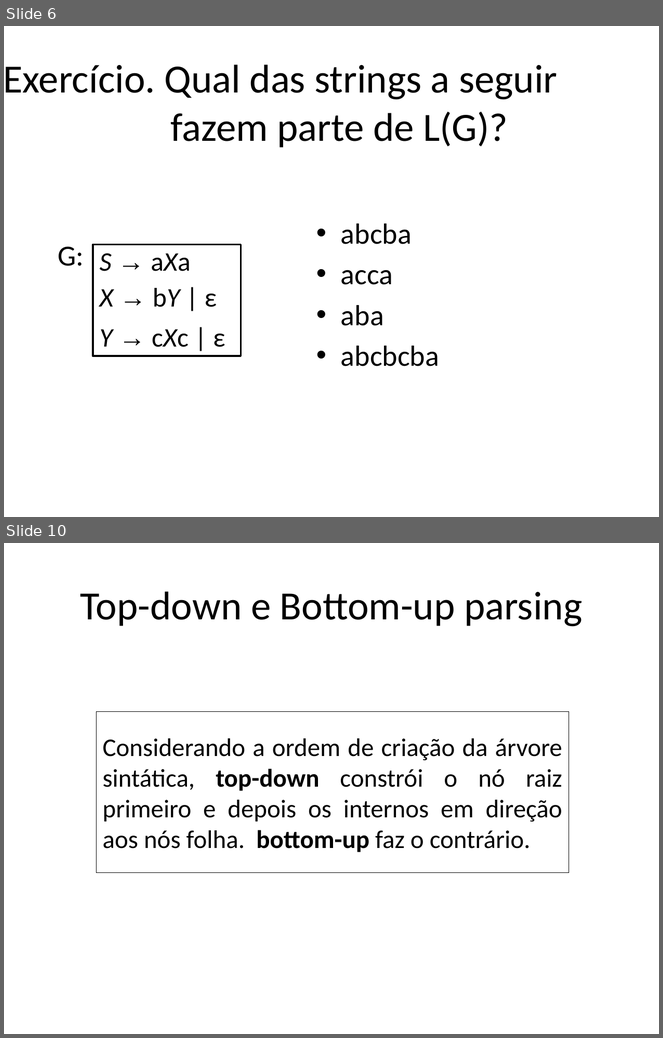
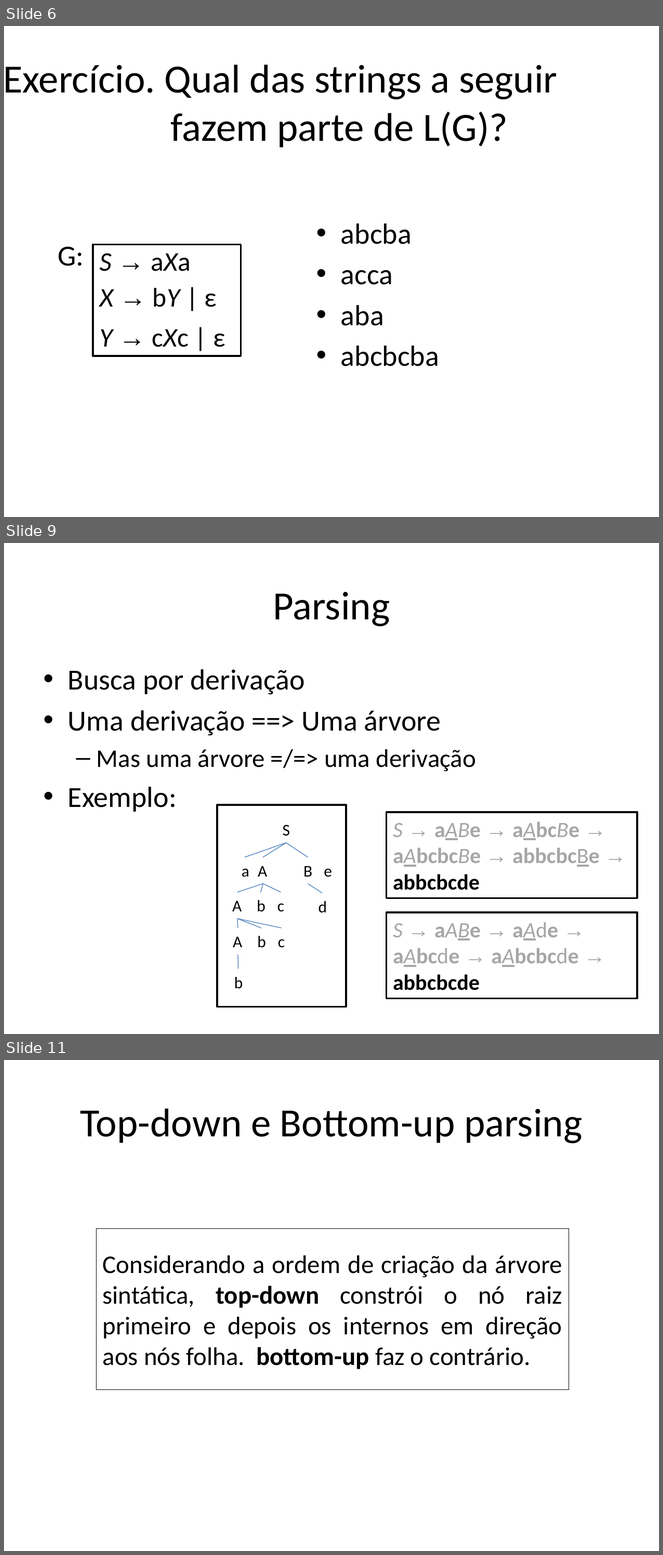
Before and after one commit to damorim/compilers-cin, a slide deck: slides-aulas/analise-sintatica.pptx. Shown one above the other, each under a label of ours: slides 6 and 10 before the commit, slides 6, 9 and 11 after it; the slides between them are not shown. The pictures are 663x1038 and 663x1555 pixels, drawn with LibreOffice and Linux fonts; fonts in the diff are those of the drawing. Boxes give left, top, right and bottom in pixels: in the first picture for what was removed or moved away, otherwise in the second. Text is boxed around its words. In the diff, an @@ line names an element or a change of style, - is before the commit and + after.

```diff
--- a/slides-aulas/analise-sintatica.pptx
+++ b/slides-aulas/analise-sintatica.pptx
@@ slide 9 added at box(4, 543, 659, 1034), background #FFFFFF @@
@@ title added at box(273, 592, 390, 627), 44 pt, text #000000 @@
+Parsing
@@ text added at box(68, 669, 476, 812), 32 pt, text #000000 @@
+• Busca por derivação
+• Uma derivação ==> Uma árvore
+  – Mas uma árvore =/=> uma derivação
+• Exemplo:
@@ rectangle added at box(387, 812, 637, 898), fill #FFFFFF, outline #000000 2 pt, 24 pt, text #A6A6A6, bold @@
+S → aABe → aAbcBe → aAbcbcBe → abbcbcBe → abbcbcde
@@ group added at box(218, 805, 347, 1007): 13 texts, 11 lines, 1 rectangle @@
+S
+A
+B
+a
+e
+A
+b
+c
+A
+b
+c
+d
+b
@@ rectangle added at box(387, 913, 637, 999), fill #FFFFFF, outline #000000 2 pt, 24 pt, text #A6A6A6, bold @@
+S → aABe → aAde → aAbcde → aAbcbcde → abbcbcde
@@ what was slide 10 is now slide 11 @@
```
Also in this commit, not shown: 6 slides changed, 2 other slides added, 1 slide removed, 1 other file.
